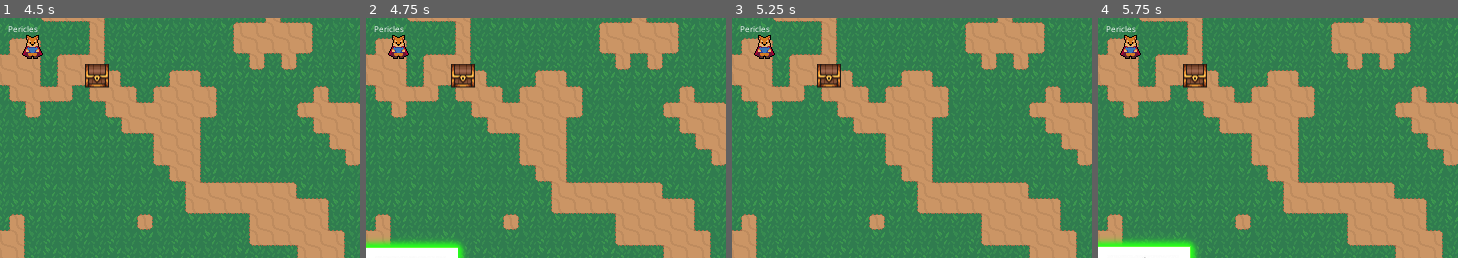
Above: before the commit, frames 1-4 (left to right).
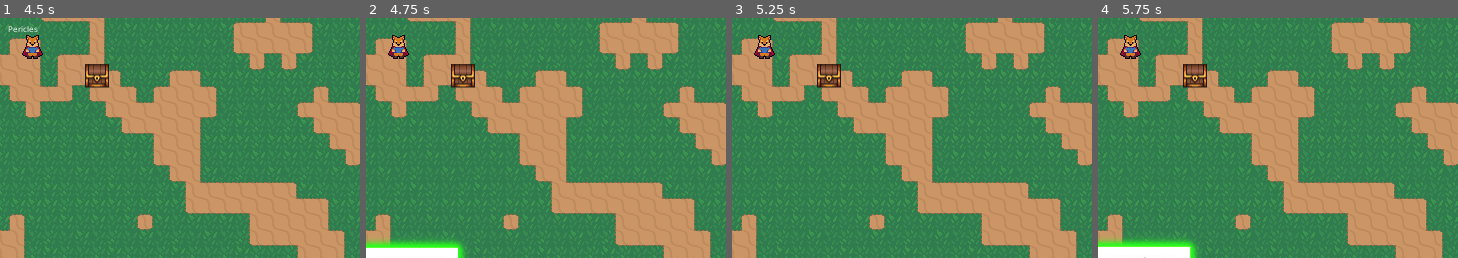
Above: after the commit, the same moments.

Repository: Multi-User-Domain/SimPolis
Game: Godot game, scene res://Main.tscn
Two runs of this game, one before a commit and one after it. Both use one fixed random seed, a clock stepped at 60 frames per second and the inputs below. The engine's default icon, where the game draws it, is replaced by a stand-in: a white triangle on a blue panel in a dark square.
Inputs (mouse positions are % of the whole screen's width and height, from its top left):
- Up to frame 1 (4.5 s): click (93, 90) at 0.5 s; click (93, 90) at 1.25 s; click (93, 90) at 2 s; tap Enter at 2.75, 4.25 s; move the mouse to (10, 16) at 2.77 s; click (10, 16) at 2.92 s; tap Space at 3.5 s; move the mouse to (19, 16) at 3.52 s; click (19, 16) at 3.67 s; move the mouse to (18, 87) at 4.27 s; click (18, 87) at 4.42 s
- Up to frame 2 (4.75 s): no input
- Up to frame 3 (5.25 s): move the mouse to (18, 88) at 5.02 s; click (18, 88) at 5.17 s
- Up to frame 4 (5.75 s): no input
The pictures show only the part of the screen within x 14-64%, y 9-59%; the shares and areas given below are measured in that part.

Frame 1 is identical in both runs. In frame 2, 0.1% of the frame differs, in the area x 2-11%, y 3-6%; in frame 3, 0.1%; in frame 4, 0.1%.

Commit message:
replace player character_selected signal
Player sets self, following pattern of card

Diff:
--- a/Main.gd
+++ b/Main.gd
@@ -16,11 +16,6 @@
 	grid.place_in_cell($Treasure, Vector2(12, 6))
 	selected_character = $Themistocles
 	selected_character.select()
-	_connect_character($Themistocles)
-	_connect_character($Pericles)
-
-func _connect_character(character):
-	character.connect("player_selected", self, "select_character", [character])
 
 func select_character(character):
 	# deselect previously selected character
--- a/characters/Player/Player.gd
+++ b/characters/Player/Player.gd
@@ -2,14 +2,14 @@
 
 class_name Character
 
-onready var animation_player = $AnimationPlayer
+onready var game = get_tree().current_scene
+onready var animation_player = get_node("AnimationPlayer")
 export var speed: = 400  # How fast the player will move (pixels/sec).
 export var character_name: = ""
 var _target_coords # can be null or Vector2
 var velocity: = Vector2.ZERO
 var screen_size  # Size of the game window.
 
-signal player_selected
 signal destination_arrived # triggered when movement complete
 
 
@@ -40,11 +40,12 @@
 
 func _on_KinematicBody2D_input_event(viewport, event, shape_idx):
 	if event is InputEventMouseButton and event.button_index == BUTTON_LEFT:
-		emit_signal("player_selected")
 		select()
 
 func select():
+	game.select_character(self)
 	$NameLabel.set_visible_characters(-1)
 
 func deselect():
+	game.selected_character = null
 	$NameLabel.set_visible_characters(0)
